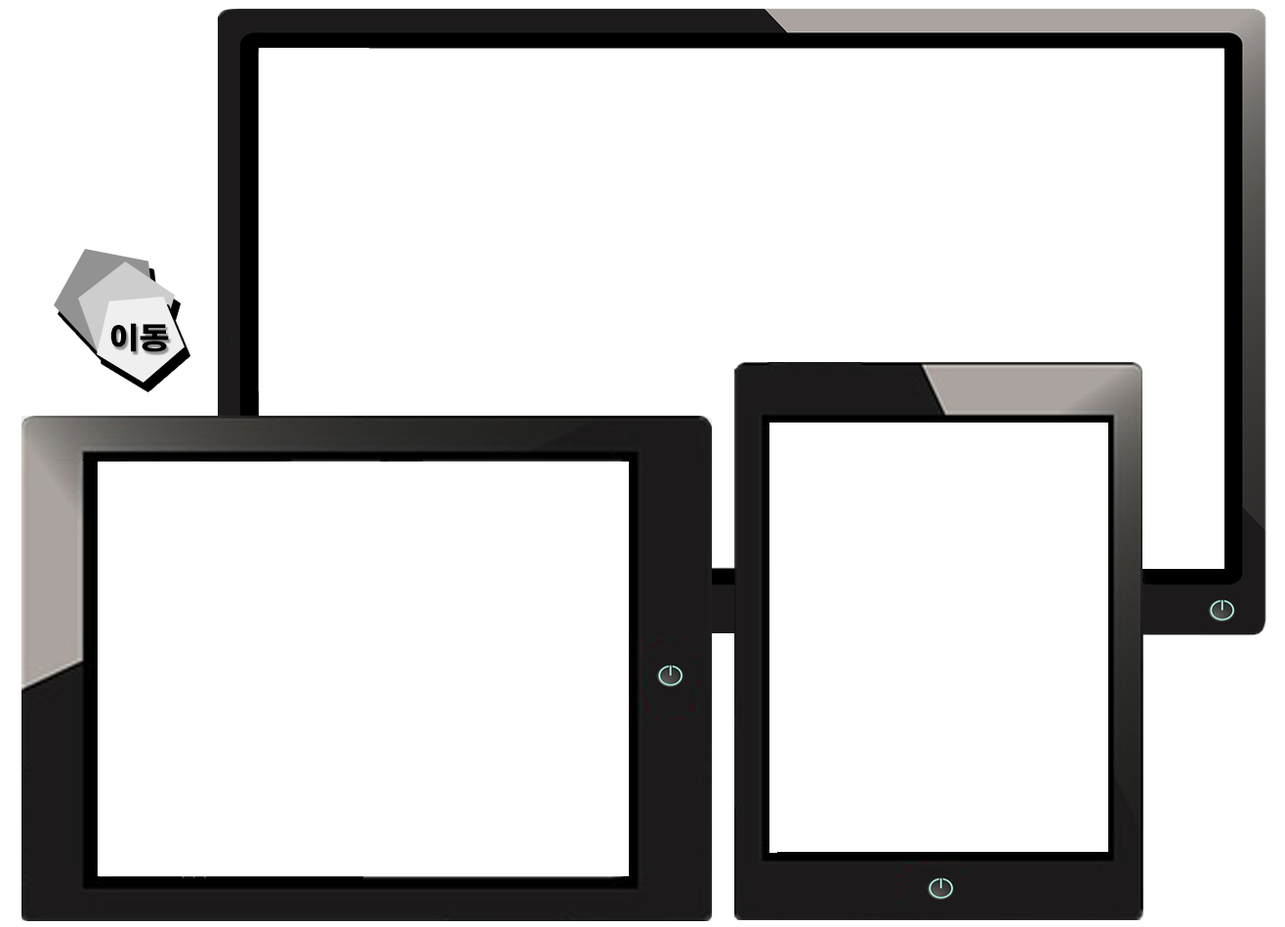
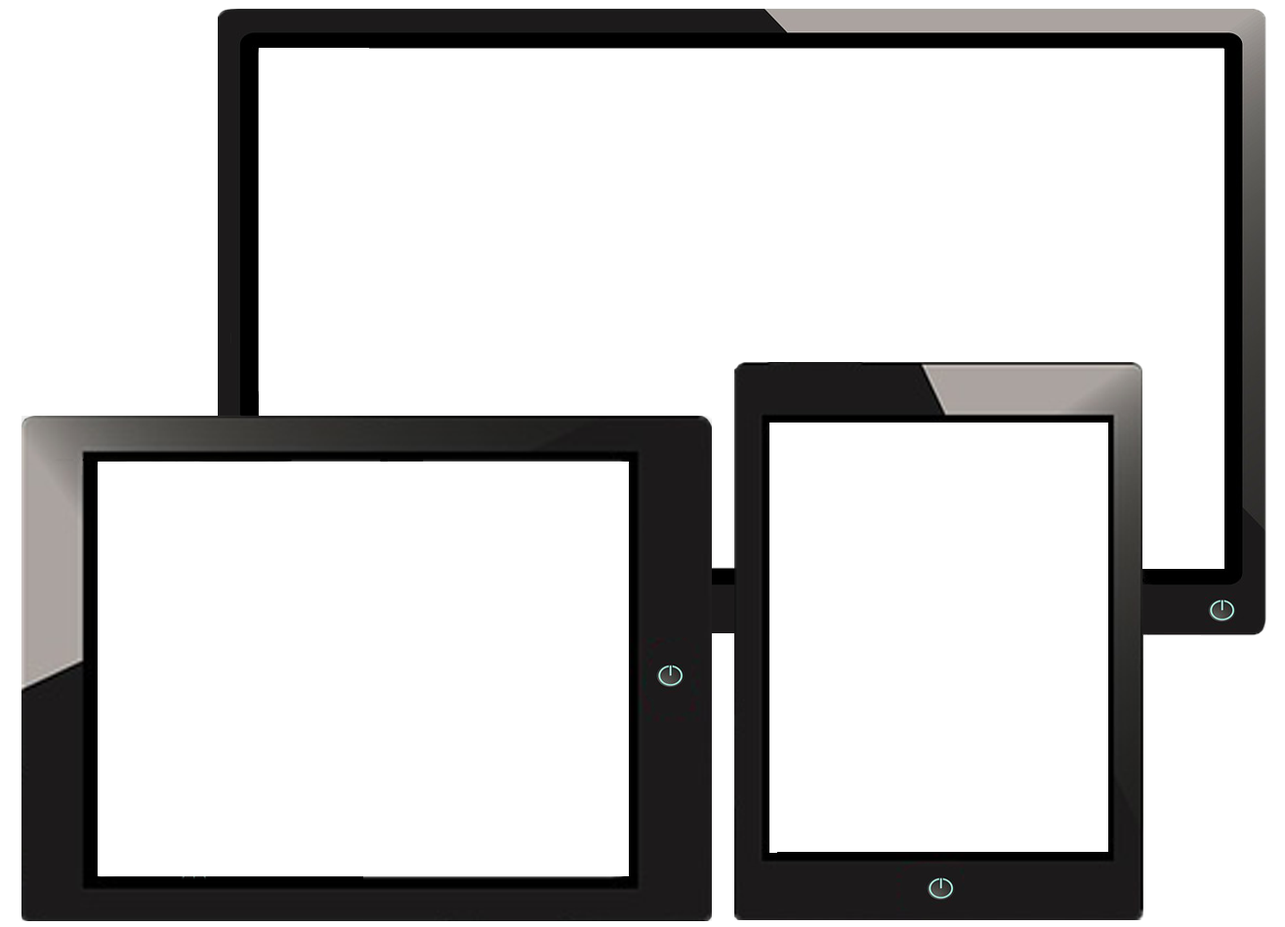
The second 1285 × 927 image is a revision of the first. Changes to its layers:
removed layer "이동" over bbox(53, 248, 191, 393)
